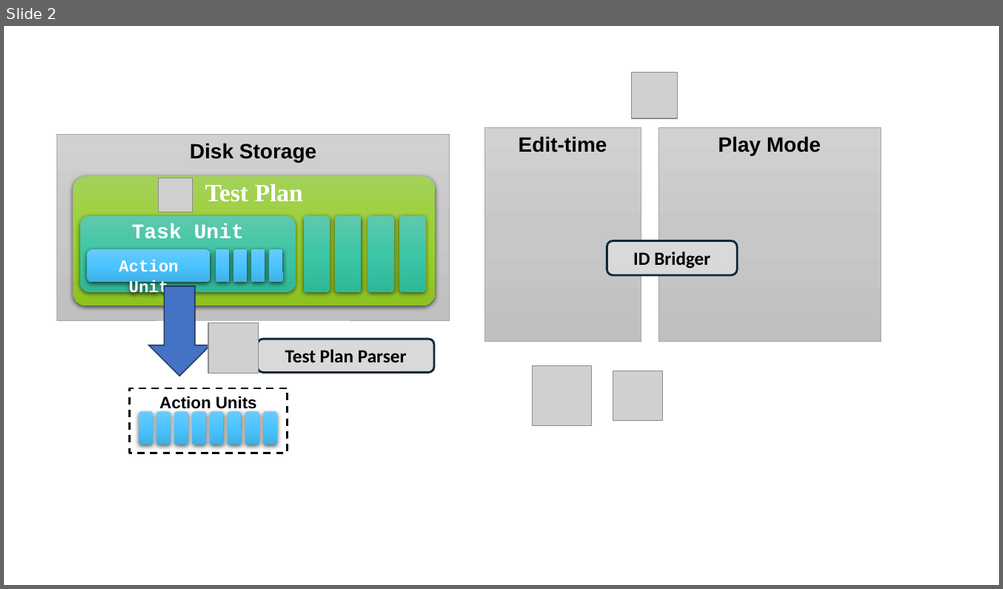
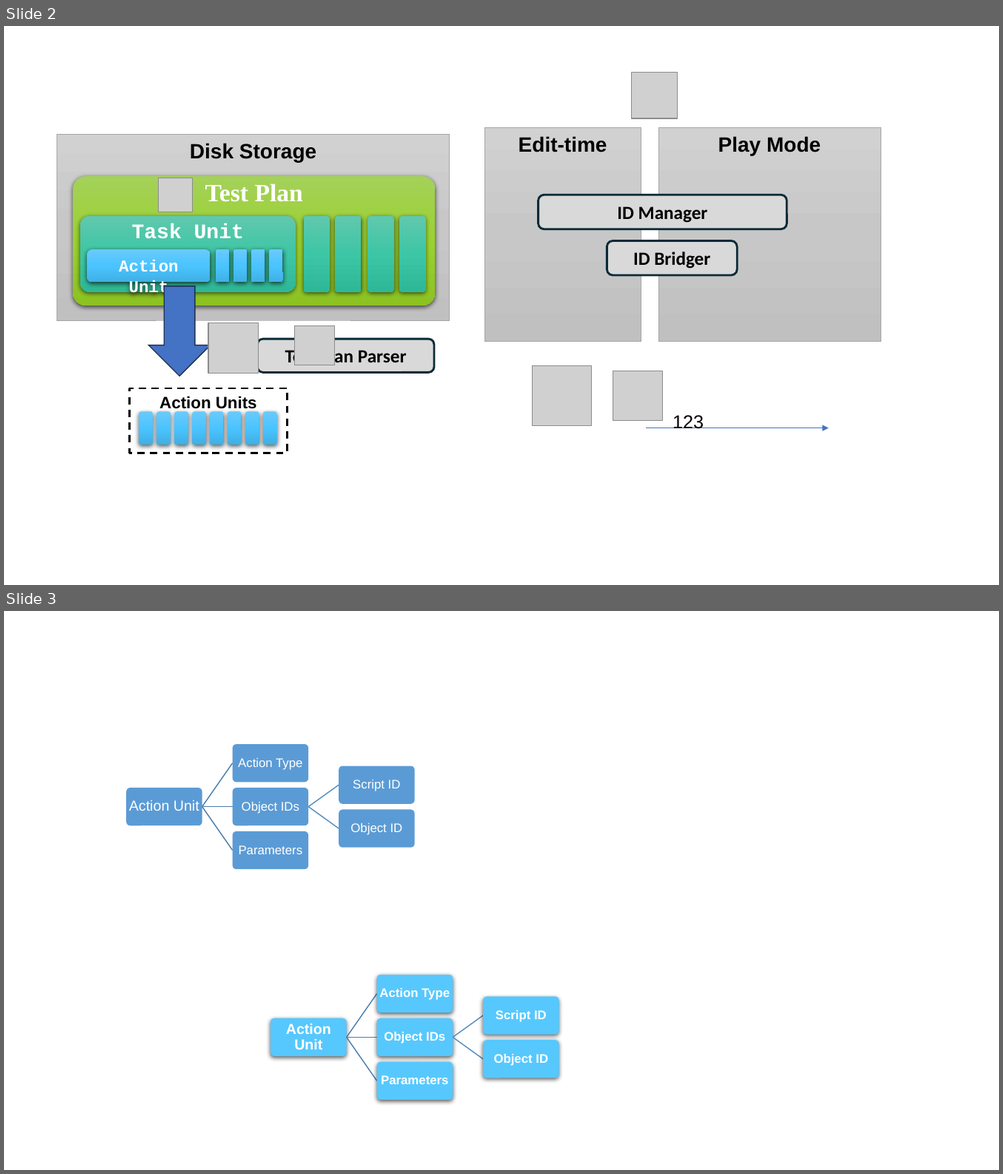
Before and after one commit to TsingPig/CodeRepo, a slide deck: Research/____ISSTA 26/Fig_Overview2.pptx. Shown one above the other, each under a label of ours: slide 2 before the commit, slides 2 and 3 after it. The pictures are 1003x589 and 1003x1174 pixels, drawn with LibreOffice and Linux fonts; fonts in the diff are those of the drawing; grey boxes stand for pictures. Boxes give left, top, right and bottom in pixels: in the first picture for what was removed or moved away, otherwise in the second. Text is boxed around its words. In the diff, an @@ line names an element or a change of style, - is before the commit and + after.

```diff
--- a/Research/____ISSTA 26/Fig_Overview2.pptx
+++ b/Research/____ISSTA 26/Fig_Overview2.pptx
@@ slide 3 added at box(4, 611, 999, 1170), background #FFFFFF @@
@@ group added at box(126, 744, 415, 870): 6 rounded rectangles, 6 texts, 5 freeform shapes @@
+Action Unit
+Action Type
+Object IDs
+Script ID
+Object ID
+Parameters
@@ group added at box(270, 975, 559, 1100): 6 rounded rectangles, 6 texts, 5 freeform shapes @@
+Action Unit
+Action Type
+Object IDs
+Script ID
+Object ID
+Parameters
@@ slide 2 changed as well @@
@@ rounded rectangle added at box(538, 195, 787, 229), fill #D9D9D9, outline #092A39 2 pt, 18 pt, text #000000, bold @@
+ID Manager
@@ picture added at box(295, 326, 335, 366) @@
@@ text added at box(672, 415, 703, 429), 18 pt, text #000000 @@
+123
@@ arrow added from (646, 428) to (828, 428), #4472C4 0.5 pt @@
```
Also in this commit, not shown: 1 other slide added, 1 slide removed.
